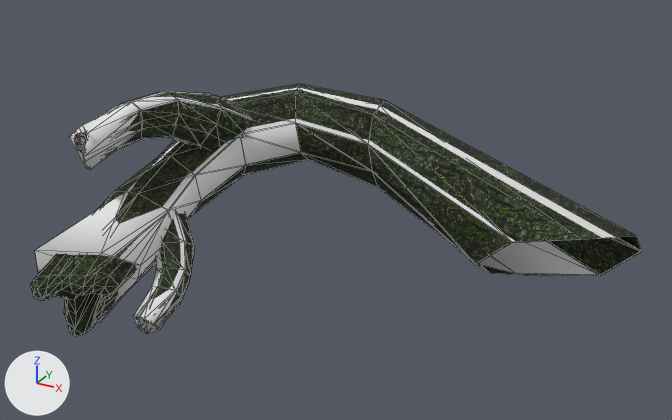
Before and after pictures for a commit that changed the OBJ model models/flora_treestump_wg_01.obj.
Camera for both pictures: a 50 mm camera at (884.0, -1724.0, 887.0) aimed at (-47.0, -32.0, 41.0). Lighting does not change. The marker at lower left points along +X, +Y and +Z. Mesh edges are drawn as thin lines. Where no turn or scale is listed for an object, it has been applied to the vertices. Vertices at the same position are counted once.

Script lines for the objects in view, before the commit:
```python
me_flora_treestump_wg_01 = bpy.data.meshes.new('flora_treestump_wg_01')
me_flora_treestump_wg_01.from_pydata(...)  # 348 vertices, 643 faces; spans x -547.0..547.0, y -588.0..536.0, z -277.0..279.0
# faces by material slot: [400, 50, 193]
me_flora_treestump_wg_01.materials.append(mat_material_000001)  # picture img_tx_bark_05_dds
me_flora_treestump_wg_01.materials.append(mat_material_0001a3)  # picture img_tx_treering_wg_01_dds
me_flora_treestump_wg_01.materials.append(mat_material_0001da)  # white #e7e7e7
ob_flora_treestump_wg_01 = bpy.data.objects.new('flora_treestump_wg_01', me_flora_treestump_wg_01)
ob_flora_treestump_wg_01.location = (0.0, 0.0, 0.0)
```
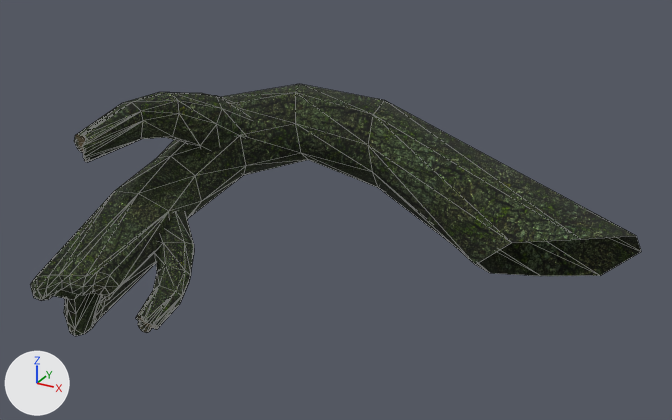
Changed parts and their boxes (x1, y1, x2, y2) in the pictures (672 x 420 px):
part 1 of me_flora_treestump_wg_01, deleted: before (35, 87, 636, 323)
part 2 of me_flora_treestump_wg_01, deleted: before (69, 91, 252, 170)
part 3 of me_flora_treestump_wg_01, deleted: before (133, 212, 186, 334)

What the commit changed:
me_flora_treestump_wg_01 has 348 vertices, 643 faces and spans x -547.0..547.0, y -588.0..536.0, z -277.0..279.0.
me_flora_treestump_wg_01 is used by ob_flora_treestump_wg_01; location (0.0, 0.0, 0.0).
me_flora_treestump_wg_01 part 1: the loose piece of 46 vertices spanning x -545.0..543.0, y -530.0..536.0, z -261.0..226.0 is deleted.
me_flora_treestump_wg_01 part 2: the loose piece of 35 vertices spanning x -547.0..-324.0, y -371.0..154.0, z 101.0..279.0 is deleted.
me_flora_treestump_wg_01 part 3: the loose piece of 27 vertices spanning x -442.0..-234.0, y -468.0..-149.0, z -127.0..38.0 is deleted.
me_flora_treestump_wg_01 no longer uses material mat_material_0001da (white #e7e7e7).
